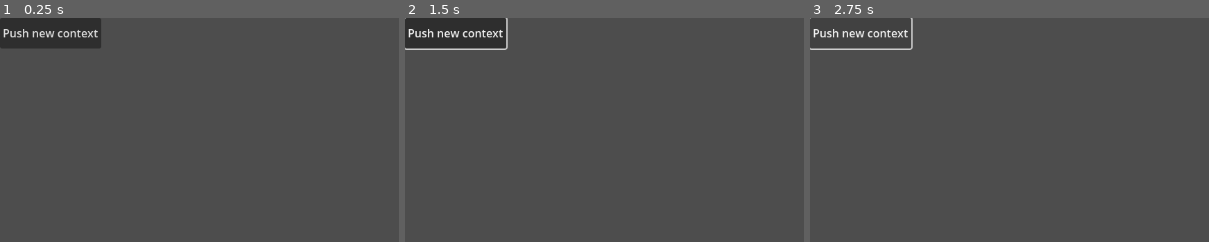
Above: before the commit, frames 1-3 (left to right).
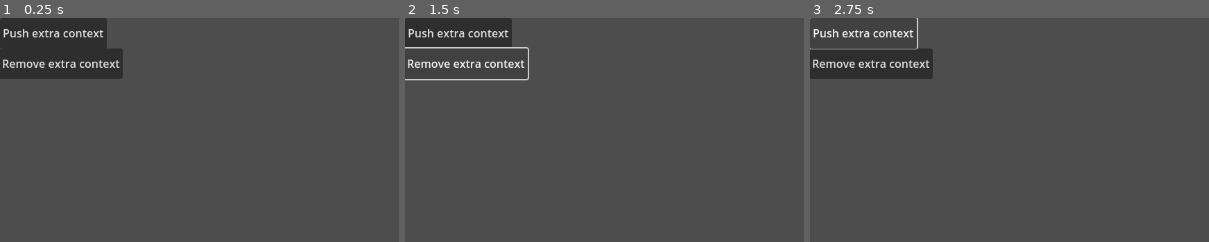
Above: after the commit, the same moments.

Repository: moshujsg/GodotEnhancedInputSystem
Game: Godot game, scene res://node_3d.tscn
The game is run twice, just before and just after one commit, with the same random seed, the same clock (stepped at 60 frames per second) and the same inputs.
Inputs (mouse positions are % of the whole screen's width and height, from its top left):
- Up to frame 1 (0.25 s): no input
- Up to frame 2 (1.5 s): click (7, 3) at 0.5 s, where only the run after the commit has a clickable "Push extra context"; click (8, 10) at 1.25 s, where only the run after the commit has a clickable "Remove extra context"
- Up to frame 3 (2.75 s): click (6, 3) at 2 s, where only the run before the commit has a clickable "Push new context"
The pictures show only the part of the screen within x 0-50%, y 0-50%; the shares and areas given below are measured in that part.

The runs differ from the first frame. In frame 1, 4.4% of the frame differs, in the area x 0-31%, y 0-28%; in frame 2, 1.7%; in frame 3, 4.4%.

Commit message:
Code cleanup

Diff:
--- a/godotinputsystem/Classes/InputAction.gd
+++ b/godotinputsystem/Classes/InputAction.gd
@@ -1,13 +1,15 @@
 class_name InputAction extends Resource
 
+# This is the event types that objects can connect to
 enum TriggerState {
-	TRIGGERED,
-	STARTED,
-	COMPLETED,
-	CANCELLED,
-	ONGOING
+	TRIGGERED, # Condition was met
+	STARTED, # On key down no matter what
+	COMPLETED, # Mostly on key up
+	CANCELLED, # Condition wasn't met
+	ONGOING # Event is still going but condition to trigger was not met
 }
 
+# This is an internal state that determines
 enum State {
 	PRESS,
 	ONGOING,
@@ -17,6 +19,7 @@
 	NONE
 }
 
+# This state determines the condition to fire triggered
 enum Trigger {
 	DOWN,
 	HOLD,
@@ -32,72 +35,77 @@
 
 @export var name : String
 @export var description : String
+
 @export var trigger : Trigger = Trigger.DOWN
-@export var one_shot : bool = false
+var met_trigger_condition := false
+
 @export var hold_threshold_ms := 300
 @export var tap_threshold_ms := 150
-var overwritten := false
+
+@export var one_shot : bool = false
 var one_shot_triggered := false
-var met_trigger_condition := false
+
 var current_state : State = State.NONE
 var next_state : State = State.NONE
+
 var press_time : int
+
 var state_trigger_map : Dictionary = {
 	Trigger.DOWN: {
-		State.PRESS: [TriggerState.STARTED, TriggerState.TRIGGERED],  # Fires when the button is first pressed.
-		State.ONGOING: [],  # No ongoing action since DOWN is a one-time event.
-		State.SUCCEED: [],     # No echo for DOWN.
-		State.RELEASE: [TriggerState.COMPLETED],  # Completes when released.
+		State.PRESS: [TriggerState.STARTED, TriggerState.TRIGGERED],
+		State.ONGOING: [],
+		State.SUCCEED: [],
+		State.RELEASE: [TriggerState.COMPLETED],
 		State.FAILED: [],
-		State.NONE: []  # No action for NONE.
+		State.NONE: []
 	},
 	Trigger.HOLD: {
-		State.PRESS: [TriggerState.STARTED],   # Fires when the button is pressed.
-		State.ONGOING: [TriggerState.ONGOING], # Continues as long as the button is held down.
-		State.SUCCEED: [TriggerState.TRIGGERED],  # Echo triggered while holding.
-		State.RELEASE: [TriggerState.COMPLETED],  # Completes when the button is released.
+		State.PRESS: [TriggerState.STARTED],
+		State.ONGOING: [TriggerState.ONGOING],
+		State.SUCCEED: [TriggerState.TRIGGERED],
+		State.RELEASE: [TriggerState.COMPLETED],
 		State.FAILED: [TriggerState.CANCELLED],
-		State.NONE: []  # No action for NONE.
+		State.NONE: []
 	},
 	Trigger.HOLD_AND_RELEASE: {
-		State.PRESS: [TriggerState.STARTED],  # Fires when the button is first pressed.
-		State.ONGOING: [],   # No ongoing action while holding AND releasing.
-		State.SUCCEED: [],      # No echo while holding and releasing.
-		State.RELEASE: [TriggerState.COMPLETED],  # Completes when the button is released.
+		State.PRESS: [TriggerState.STARTED],
+		State.ONGOING: [],
+		State.SUCCEED: [],
+		State.RELEASE: [TriggerState.COMPLETED],
 		State.FAILED: [TriggerState.CANCELLED],
-		State.NONE: []  # No action for NONE.
+		State.NONE: []
 	},
 	Trigger.PRESSED: {
-		State.PRESS: [TriggerState.STARTED],  # Fires when the button is first pressed.
-		State.ONGOING: [TriggerState.TRIGGERED],   # No ongoing action for PRESSED.
-		State.SUCCEED: [TriggerState.TRIGGERED],      # No echo for PRESSED.
-		State.RELEASE: [TriggerState.COMPLETED],  # Completes when released.
+		State.PRESS: [TriggerState.STARTED],
+		State.ONGOING: [TriggerState.TRIGGERED],
+		State.SUCCEED: [TriggerState.TRIGGERED],
+		State.RELEASE: [TriggerState.COMPLETED],
 		State.FAILED: [TriggerState.CANCELLED],
-		State.NONE: []  # No action for NONE.
+		State.NONE: []
 	},
 	Trigger.PULSE: {
-		State.PRESS: [TriggerState.STARTED],  # Fires when the button is first pressed.
-		State.ONGOING: [],   # No ongoing action for PULSE.
-		State.SUCCEED: [],      # No echo for PULSE.
-		State.RELEASE: [TriggerState.COMPLETED],  # Completes when released.
+		State.PRESS: [TriggerState.STARTED],
+		State.ONGOING: [],
+		State.SUCCEED: [],
+		State.RELEASE: [TriggerState.COMPLETED],
 		State.FAILED: [TriggerState.CANCELLED],
-		State.NONE: []  # No action for NONE.
+		State.NONE: []
 	},
 	Trigger.RELEASED: {
-		State.PRESS: [TriggerState.STARTED],  # Fires when the button is first pressed.
-		State.ONGOING: [],   # No ongoing action for RELEASED.
-		State.SUCCEED: [],      # No echo for RELEASED.
-		State.RELEASE: [TriggerState.TRIGGERED, TriggerState.COMPLETED],  # Completes when released.
+		State.PRESS: [TriggerState.STARTED],
+		State.ONGOING: [],
+		State.SUCCEED: [],
+		State.RELEASE: [TriggerState.TRIGGERED, TriggerState.COMPLETED],
 		State.FAILED: [TriggerState.CANCELLED],
-		State.NONE: []  # No action for NONE.
+		State.NONE: []
 	},
 	Trigger.TAP: {
-		State.PRESS: [TriggerState.STARTED],  # Fires when the button is first pressed.
-		State.ONGOING: [],   # No ongoing action for TAP.
-		State.SUCCEED: [],      # No echo for TAP.
-		State.RELEASE: [TriggerState.TRIGGERED, TriggerState.COMPLETED],  # Completes when released.
+		State.PRESS: [TriggerState.STARTED],
+		State.ONGOING: [],
+		State.SUCCEED: [],
+		State.RELEASE: [TriggerState.TRIGGERED, TriggerState.COMPLETED],
 		State.FAILED: [TriggerState.CANCELLED],
-		State.NONE: []  # No action for NONE.
+		State.NONE: []
 	}
 }
 var met_trigger_condition_initial_state : Dictionary[Trigger, bool] = {
@@ -127,6 +135,8 @@
 		return
 	target_callable.call()
 
+# Gets called every frame from playercontroller if it's active
+# Can be made for each input action to keep track of itself instead.
 func update():
 	var delta_time := Time.get_ticks_msec() - press_time
 	if trigger == Trigger.HOLD and delta_time > hold_threshold_ms:
@@ -136,7 +146,7 @@
 
 	current_state = next_state
 
-	#
+
 	if current_state == State.PRESS:
 		next_state = State.ONGOING
 		press_time = Time.get_ticks_msec()
--- a/godotinputsystem/Classes/InputMappingContext.gd
+++ b/godotinputsystem/Classes/InputMappingContext.gd
@@ -1,22 +1,4 @@
 class_name InputMappingContext extends Resource
 
 @export var mappings : Array[InputAction]
-@export var mappings_dict : Dictionary
 var stack_index : int = 999
-
-func parse_mappings():
-	if not mappings_dict.is_empty():
-		return
-	for map in mappings:
-		for event in map.events:
-			if event in mappings_dict:
-				push_error("Repeated events in the same InputMappingContext")
-			mappings_dict[event.keycode] = map.action
-
-func has_key_event(p_event: InputEvent) -> bool:
-	if mappings_dict.has(p_event.keycode):
-		return true
-	return false
-
-func get_action(p_event: InputEvent) -> InputAction:
-	return mappings_dict.get(p_event.keycode)
--- a/godotinputsystem/Classes/PlayerController.gd
+++ b/godotinputsystem/Classes/PlayerController.gd
@@ -4,33 +4,14 @@
 
 @export var preset_mapping_contexts : Array[InputMappingContext]
 
-@export var mapping_contexts : Array[InputMappingContext]
-
-@export var jump : InputAction
-@export var move_left : InputAction
-@export var move_up : InputAction
-@export var move_down : InputAction
-@export var move_right : InputAction
-@export var crouch : InputAction
-@export var weapon_one : InputAction
-@export var weapon_two : InputAction
-@export var crouch_overwrite : InputAction
-
+var mapping_contexts : Array[InputMappingContext]
 var ongoing_actions : Array[InputAction] = []
 
 
 func _ready() -> void:
-	bind_action(jump, InputAction.TriggerState.TRIGGERED, on_action.bind(jump))
-	bind_action(move_left, InputAction.TriggerState.TRIGGERED, on_action.bind(move_left))
-	bind_action(move_up, InputAction.TriggerState.TRIGGERED, on_action.bind(move_up))
-	bind_action(move_down, InputAction.TriggerState.TRIGGERED, on_action.bind(move_down))
-	bind_action(move_right, InputAction.TriggerState.TRIGGERED, on_action.bind(move_right))
-	bind_action(crouch, InputAction.TriggerState.TRIGGERED, on_action.bind(crouch))
-	bind_action(weapon_one, InputAction.TriggerState.TRIGGERED, on_action.bind(weapon_one))
-	bind_action(weapon_two, InputAction.TriggerState.TRIGGERED, on_action.bind(weapon_two))
-	bind_action(crouch_overwrite, InputAction.TriggerState.TRIGGERED, on_action.bind(crouch_overwrite))
 	for context in preset_mapping_contexts:
 		push_mapping_context(context)
+
 func bind_action(p_action : InputAction, p_event: InputAction.TriggerState,  p_function: Callable) -> void:
 	p_action.bind_action(p_event, p_function)
 
@@ -54,37 +35,17 @@
 	if Input.is_action_just_pressed(action.name):
 		ongoing_actions.append(action)
 		action.next_state = InputAction.State.PRESS
-		action.on_event_fired.connect(on_event_fired)
 	elif Input.is_action_just_released(action.name):
 		action.next_state = InputAction.State.RELEASE
-
-func on_event_fired(trigger: InputAction.TriggerState) -> void:
-	#match trigger:
-		#InputAction.TriggerState.TRIGGERED:
-			#print("TRIGGERED")
-		#InputAction.TriggerState.STARTED:
-			#print("STARTED")
-		#InputAction.TriggerState.COMPLETED:
-			#print("COMPLETED")
-		#InputAction.TriggerState.CANCELLED:
-			#print("CANCELLED")
-		#InputAction.TriggerState.ONGOING:
-			#print("ONGOING")
-	pass
 
 func _process(delta: float) -> void:
 	for action in ongoing_actions:
 		action.update()
 		if not action.is_being_processed():
 			call_deferred("clear_ongoing_action", action)
-			action.on_event_fired.disconnect(on_event_fired)
 
 func clear_ongoing_action(action: InputAction) -> void:
 	ongoing_actions.erase(action)
-
-func on_action(action: InputAction):
-	print(action.name)
-	pass
 
 func push_mapping_context(p_mapping_context: InputMappingContext) -> void:
 	mapping_contexts.push_front(p_mapping_context)
@@ -101,11 +62,3 @@
 	# Update stack_index for remaining contexts
 	for i in range(index, mapping_contexts.size()):
 		mapping_contexts[i].stack_index -= 1
-
-func _on_button_button_up() -> void:
-	var start_time := Time.get_ticks_usec()
-	push_mapping_context(preset_mapping_contexts.pick_random())
-	var end_time := Time.get_ticks_usec()
-	var duration := end_time - start_time
-	print("100 loop Execution time: ", duration, " µs (", duration / 1000.0, " ms)")
-	start_time = Time.get_ticks_usec()
--- a/godotinputsystem/InputActions/Jump.tres
+++ b/godotinputsystem/Example/InputActions/Jump.tres
@@ -1,13 +1,13 @@
 [gd_resource type="Resource" script_class="InputAction" load_steps=2 format=3 uid="uid://fs1c3t8g02pw"]
 
-[ext_resource type="Script" uid="uid://b0b5cfu7c7dan" path="res://godotinputsystem/Classes/InputAction.gd" id="1_l0e7x"]
+[ext_resource type="Script" uid="uid://b0b5cfu7c7dan" path="res://godotinputsystem/Classes/InputAction.gd" id="1_dkt3b"]
 
 [resource]
-script = ExtResource("1_l0e7x")
+script = ExtResource("1_dkt3b")
 name = "Jump"
 description = "Used to jump"
-trigger = 3
-one_shot = false
+trigger = 1
 hold_threshold_ms = 300
 tap_threshold_ms = 150
+one_shot = true
 metadata/_custom_type_script = "uid://b0b5cfu7c7dan"
--- /dev/null
+++ b/godotinputsystem/Example/InputContexts/ExtraContext.tres
@@ -0,0 +1,12 @@
+[gd_resource type="Resource" script_class="InputMappingContext" load_steps=6 format=3 uid="uid://bdyv38rsy0ksa"]
+
+[ext_resource type="Script" uid="uid://b0b5cfu7c7dan" path="res://godotinputsystem/Classes/InputAction.gd" id="1_di2xb"]
+[ext_resource type="Resource" uid="uid://mfdnb0x554ka" path="res://godotinputsystem/Example/InputActions/Weapon1.tres" id="2_uaovw"]
+[ext_resource type="Resource" uid="uid://bpnrx3gk3k5ny" path="res://godotinputsystem/Example/InputActions/Weapon2.tres" id="3_3nwqt"]
+[ext_resource type="Resource" uid="uid://tvsudqof6fn8" path="res://godotinputsystem/Example/InputActions/CrouchOverwrite.tres" id="4_anvdf"]
+[ext_resource type="Script" uid="uid://dxf7fy688y1i4" path="res://godotinputsystem/Classes/InputMappingContext.gd" id="5_jf2go"]
+
+[resource]
+script = ExtResource("5_jf2go")
+mappings = Array[ExtResource("1_di2xb")]([ExtResource("2_uaovw"), ExtResource("3_3nwqt"), ExtResource("4_anvdf")])
+metadata/_custom_type_script = "uid://dxf7fy688y1i4"
--- /dev/null
+++ b/godotinputsystem/Example/InputContexts/MovementContex.tres
@@ -0,0 +1,16 @@
+[gd_resource type="Resource" script_class="InputMappingContext" load_steps=9 format=3 uid="uid://bgpjxaspigjx1"]
+
+[ext_resource type="Script" uid="uid://b0b5cfu7c7dan" path="res://godotinputsystem/Classes/InputAction.gd" id="1_yysqf"]
+[ext_resource type="Resource" uid="uid://dvuud1kxhl1k1" path="res://godotinputsystem/Example/InputActions/MoveDown.tres" id="2_vensv"]
+[ext_resource type="Resource" uid="uid://dxnvu58qclbnd" path="res://godotinputsystem/Example/InputActions/MoveLeft.tres" id="3_uqotd"]
+[ext_resource type="Resource" uid="uid://wmh85hi8iy40" path="res://godotinputsystem/Example/InputActions/MoveRight.tres" id="4_hssas"]
+[ext_resource type="Resource" uid="uid://d1im72y63x88v" path="res://godotinputsystem/Example/InputActions/MoveUp.tres" id="5_u4rx0"]
+[ext_resource type="Script" uid="uid://dxf7fy688y1i4" path="res://godotinputsystem/Classes/InputMappingContext.gd" id="6_kprtf"]
+[ext_resource type="Resource" uid="uid://ctyes4hq6mn2" path="res://godotinputsystem/Example/InputActions/Crouch.tres" id="6_uqotd"]
+[ext_resource type="Resource" uid="uid://fs1c3t8g02pw" path="res://godotinputsystem/Example/InputActions/Jump.tres" id="7_hssas"]
+
+[resource]
+script = ExtResource("6_kprtf")
+mappings = Array[ExtResource("1_yysqf")]([ExtResource("2_vensv"), ExtResource("3_uqotd"), ExtResource("4_hssas"), ExtResource("5_u4rx0"), ExtResource("6_uqotd"), ExtResource("7_hssas")])
+mappings_dict = {}
+metadata/_custom_type_script = "uid://dxf7fy688y1i4"
--- /dev/null
+++ b/godotinputsystem/Example/PlayerController/MyPlayerController.gd
@@ -0,0 +1,46 @@
+class_name MyPlayerController extends PlayerController
+
+@export var jump : InputAction
+@export var move_left : InputAction
+@export var move_up : InputAction
+@export var move_down : InputAction
+@export var move_right : InputAction
+@export var crouch : InputAction
+@export var weapon_one : InputAction
+@export var weapon_two : InputAction
+@export var crouch_overwrite : InputAction
+@export var extra_context : InputMappingContext
+
+func _ready() -> void:
+	super._ready()
+	bind_action(jump, InputAction.TriggerState.TRIGGERED, on_action.bind(jump))
+	bind_action(move_left, InputAction.TriggerState.TRIGGERED, on_action.bind(move_left))
+	bind_action(move_up, InputAction.TriggerState.TRIGGERED, on_action.bind(move_up))
+	bind_action(move_down, InputAction.TriggerState.TRIGGERED, on_action.bind(move_down))
+	bind_action(move_right, InputAction.TriggerState.TRIGGERED, on_action.bind(move_right))
+	bind_action(crouch, InputAction.TriggerState.TRIGGERED, on_action.bind(crouch))
+	bind_action(weapon_one, InputAction.TriggerState.TRIGGERED, on_action.bind(weapon_one))
+	bind_action(weapon_two, InputAction.TriggerState.TRIGGERED, on_action.bind(weapon_two))
+	bind_action(crouch_overwrite, InputAction.TriggerState.TRIGGERED, on_action.bind(crouch_overwrite))
+
+func on_action(action: InputAction):
+	print(action.name)
+	pass
+
+
+func _on_add_context_button_up() -> void:
+	var start_time := Time.get_ticks_usec()
+	push_mapping_context(extra_context)
+	var end_time := Time.get_ticks_usec()
+	var duration := end_time - start_time
+	print("Extra context pushed Execution time: ", duration, " µs (", duration / 1000.0, " ms)")
+	start_time = Time.get_ticks_usec()
+
+
+func _on_remove_context_button_up() -> void:
+	var start_time := Time.get_ticks_usec()
+	remove_mapping_context(extra_context)
+	var end_time := Time.get_ticks_usec()
+	var duration := end_time - start_time
+	print("Extra context removed Execution time: ", duration, " µs (", duration / 1000.0, " ms)")
+	start_time = Time.get_ticks_usec()
--- a/godotinputsystem/InputContexts/ExtraContext.tres
+++ /dev/null
@@ -1,13 +0,0 @@
-[gd_resource type="Resource" script_class="InputMappingContext" load_steps=6 format=3 uid="uid://bdyv38rsy0ksa"]
-
-[ext_resource type="Script" uid="uid://b0b5cfu7c7dan" path="res://godotinputsystem/Classes/InputAction.gd" id="1_gbfbs"]
-[ext_resource type="Resource" uid="uid://mfdnb0x554ka" path="res://godotinputsystem/InputActions/Weapon1.tres" id="2_dnurk"]
-[ext_resource type="Resource" uid="uid://bpnrx3gk3k5ny" path="res://godotinputsystem/InputActions/Weapon2.tres" id="3_ntjcd"]
-[ext_resource type="Script" uid="uid://dxf7fy688y1i4" path="res://godotinputsystem/Classes/InputMappingContext.gd" id="4_cby7o"]
-[ext_resource type="Resource" uid="uid://tvsudqof6fn8" path="res://godotinputsystem/InputActions/CrouchOverwrite.tres" id="4_dnurk"]
-
-[resource]
-script = ExtResource("4_cby7o")
-mappings = Array[ExtResource("1_gbfbs")]([ExtResource("2_dnurk"), ExtResource("3_ntjcd"), ExtResource("4_dnurk")])
-mappings_dict = {}
-metadata/_custom_type_script = "uid://dxf7fy688y1i4"
--- a/godotinputsystem/InputContexts/MovementContex.tres
+++ /dev/null
@@ -1,16 +0,0 @@
-[gd_resource type="Resource" script_class="InputMappingContext" load_steps=9 format=3 uid="uid://bgpjxaspigjx1"]
-
-[ext_resource type="Script" uid="uid://b0b5cfu7c7dan" path="res://godotinputsystem/Classes/InputAction.gd" id="1_yysqf"]
-[ext_resource type="Resource" uid="uid://dvuud1kxhl1k1" path="res://godotinputsystem/InputActions/MoveDown.tres" id="2_vensv"]
-[ext_resource type="Resource" uid="uid://dxnvu58qclbnd" path="res://godotinputsystem/InputActions/MoveLeft.tres" id="3_uqotd"]
-[ext_resource type="Resource" uid="uid://wmh85hi8iy40" path="res://godotinputsystem/InputActions/MoveRight.tres" id="4_hssas"]
-[ext_resource type="Resource" uid="uid://d1im72y63x88v" path="res://godotinputsystem/InputActions/MoveUp.tres" id="5_u4rx0"]
-[ext_resource type="Script" uid="uid://dxf7fy688y1i4" path="res://godotinputsystem/Classes/InputMappingContext.gd" id="6_kprtf"]
-[ext_resource type="Resource" uid="uid://ctyes4hq6mn2" path="res://godotinputsystem/InputActions/Crouch.tres" id="6_uqotd"]
-[ext_resource type="Resource" uid="uid://fs1c3t8g02pw" path="res://godotinputsystem/InputActions/Jump.tres" id="7_hssas"]
-
-[resource]
-script = ExtResource("6_kprtf")
-mappings = Array[ExtResource("1_yysqf")]([ExtResource("2_vensv"), ExtResource("3_uqotd"), ExtResource("4_hssas"), ExtResource("5_u4rx0"), ExtResource("6_uqotd"), ExtResource("7_hssas")])
-mappings_dict = {}
-metadata/_custom_type_script = "uid://dxf7fy688y1i4"
--- a/godotinputsystem/plugin.cfg
+++ /dev/null
@@ -1,7 +0,0 @@
-[plugin]
-
-name="GodotInputSystem"
-description=""
-author="Fraip"
-version=""
-script="InputSystemEditorPlugin.gd"
--- a/godotinputsystem/window.tscn
+++ /dev/null
@@ -1,9 +0,0 @@
-[gd_scene format=3 uid="uid://bl7sv3mqt31p3"]
-
-[node name="Window" type="Window"]
-position = Vector2i(0, 36)
-
-[node name="Label" type="Label" parent="."]
-offset_right = 40.0
-offset_bottom = 23.0
-text = "Key"
--- a/node_3d.tscn
+++ b/node_3d.tscn
@@ -1,24 +1,35 @@
 [gd_scene load_steps=14 format=3 uid="uid://bslmdfp6cxwbv"]
 
-[ext_resource type="Script" uid="uid://cksdy2en6ih87" path="res://godotinputsystem/Classes/PlayerController.gd" id="1_a202f"]
+[ext_resource type="Script" uid="uid://cwbpwf1llae5x" path="res://godotinputsystem/Example/PlayerController/MyPlayerController.gd" id="1_imku0"]
 [ext_resource type="Script" uid="uid://dxf7fy688y1i4" path="res://godotinputsystem/Classes/InputMappingContext.gd" id="2_i5arm"]
-[ext_resource type="Resource" uid="uid://fs1c3t8g02pw" path="res://godotinputsystem/InputActions/Jump.tres" id="3_a0tk4"]
-[ext_resource type="Resource" uid="uid://bgpjxaspigjx1" path="res://godotinputsystem/InputContexts/MovementContex.tres" id="3_wc5p8"]
-[ext_resource type="Resource" uid="uid://bdyv38rsy0ksa" path="res://godotinputsystem/InputContexts/ExtraContext.tres" id="4_jsk3o"]
-[ext_resource type="Resource" uid="uid://dxnvu58qclbnd" path="res://godotinputsystem/InputActions/MoveLeft.tres" id="4_r3fl7"]
-[ext_resource type="Resource" uid="uid://d1im72y63x88v" path="res://godotinputsystem/InputActions/MoveUp.tres" id="7_cdqbm"]
-[ext_resource type="Resource" uid="uid://dvuud1kxhl1k1" path="res://godotinputsystem/InputActions/MoveDown.tres" id="8_imku0"]
-[ext_resource type="Resource" uid="uid://wmh85hi8iy40" path="res://godotinputsystem/InputActions/MoveRight.tres" id="9_wlxy5"]
-[ext_resource type="Resource" uid="uid://ctyes4hq6mn2" path="res://godotinputsystem/InputActions/Crouch.tres" id="10_3v7ru"]
-[ext_resource type="Resource" uid="uid://mfdnb0x554ka" path="res://godotinputsystem/InputActions/Weapon1.tres" id="11_tcnuu"]
-[ext_resource type="Resource" uid="uid://bpnrx3gk3k5ny" path="res://godotinputsystem/InputActions/Weapon2.tres" id="12_tuemg"]
-[ext_resource type="Resource" uid="uid://tvsudqof6fn8" path="res://godotinputsystem/InputActions/CrouchOverwrite.tres" id="13_imku0"]
+[ext_resource type="Resource" uid="uid://fs1c3t8g02pw" path="res://godotinputsystem/Example/InputActions/Jump.tres" id="3_a0tk4"]
+[ext_resource type="Resource" uid="uid://bgpjxaspigjx1" path="res://godotinputsystem/Example/InputContexts/MovementContex.tres" id="3_wc5p8"]
+[ext_resource type="Resource" uid="uid://bdyv38rsy0ksa" path="res://godotinputsystem/Example/InputContexts/ExtraContext.tres" id="4_jsk3o"]
+[ext_resource type="Resource" uid="uid://dxnvu58qclbnd" path="res://godotinputsystem/Example/InputActions/MoveLeft.tres" id="4_r3fl7"]
+[ext_resource type="Resource" uid="uid://d1im72y63x88v" path="res://godotinputsystem/Example/InputActions/MoveUp.tres" id="7_cdqbm"]
+[ext_resource type="Resource" uid="uid://dvuud1kxhl1k1" path="res://godotinputsystem/Example/InputActions/MoveDown.tres" id="8_imku0"]
+[ext_resource type="Resource" uid="uid://wmh85hi8iy40" path="res://godotinputsystem/Example/InputActions/MoveRight.tres" id="9_wlxy5"]
+[ext_resource type="Resource" uid="uid://ctyes4hq6mn2" path="res://godotinputsystem/Example/InputActions/Crouch.tres" id="10_3v7ru"]
+[ext_resource type="Resource" uid="uid://mfdnb0x554ka" path="res://godotinputsystem/Example/InputActions/Weapon1.tres" id="11_tcnuu"]
+[ext_resource type="Resource" uid="uid://bpnrx3gk3k5ny" path="res://godotinputsystem/Example/InputActions/Weapon2.tres" id="12_tuemg"]
+[ext_resource type="Resource" uid="uid://tvsudqof6fn8" path="res://godotinputsystem/Example/InputActions/CrouchOverwrite.tres" id="13_imku0"]
 
 [node name="Node3D" type="Node3D"]
 
-[node name="PlayerController" type="Node" parent="."]
-script = ExtResource("1_a202f")
-preset_mapping_contexts = Array[ExtResource("2_i5arm")]([ExtResource("3_wc5p8"), ExtResource("4_jsk3o")])
+[node name="AddContext" type="Button" parent="."]
+offset_right = 95.0
+offset_bottom = 44.0
+text = "Push extra context"
+
+[node name="RemoveContext" type="Button" parent="."]
+offset_left = -1.0
+offset_top = 44.0
+offset_right = 145.0
+offset_bottom = 88.0
+text = "Remove extra context"
+
+[node name="MyPlayerController" type="Node" parent="."]
+script = ExtResource("1_imku0")
 jump = ExtResource("3_a0tk4")
 move_left = ExtResource("4_r3fl7")
 move_up = ExtResource("7_cdqbm")
@@ -28,11 +39,9 @@
 weapon_one = ExtResource("11_tcnuu")
 weapon_two = ExtResource("12_tuemg")
 crouch_overwrite = ExtResource("13_imku0")
-metadata/_custom_type_script = "uid://cksdy2en6ih87"
+extra_context = ExtResource("4_jsk3o")
+preset_mapping_contexts = Array[ExtResource("2_i5arm")]([ExtResource("3_wc5p8")])
+metadata/_custom_type_script = "uid://cwbpwf1llae5x"
 
-[node name="Button" type="Button" parent="."]
-offset_right = 95.0
-offset_bottom = 44.0
-text = "Push new context"
-
-[connection signal="button_up" from="Button" to="PlayerController" method="_on_button_button_up"]
+[connection signal="button_up" from="AddContext" to="MyPlayerController" method="_on_add_context_button_up"]
+[connection signal="button_up" from="RemoveContext" to="MyPlayerController" method="_on_remove_context_button_up"]
Renamed: godotinputsystem/InputActions/Crouch.tres -> godotinputsystem/Example/InputActions/Crouch.tres
Renamed: godotinputsystem/InputActions/CrouchOverwrite.tres -> godotinputsystem/Example/InputActions/CrouchOverwrite.tres
Renamed: godotinputsystem/InputActions/MoveDown.tres -> godotinputsystem/Example/InputActions/MoveDown.tres
Renamed: godotinputsystem/InputActions/MoveLeft.tres -> godotinputsystem/Example/InputActions/MoveLeft.tres
Renamed: godotinputsystem/InputActions/MoveRight.tres -> godotinputsystem/Example/InputActions/MoveRight.tres
Renamed: godotinputsystem/InputActions/MoveUp.tres -> godotinputsystem/Example/InputActions/MoveUp.tres
Renamed: godotinputsystem/InputActions/Weapon1.tres -> godotinputsystem/Example/InputActions/Weapon1.tres
Renamed: godotinputsystem/InputActions/Weapon2.tres -> godotinputsystem/Example/InputActions/Weapon2.tres
Not shown, added: godotinputsystem/Example/PlayerController/MyPlayerController.gd.uid
